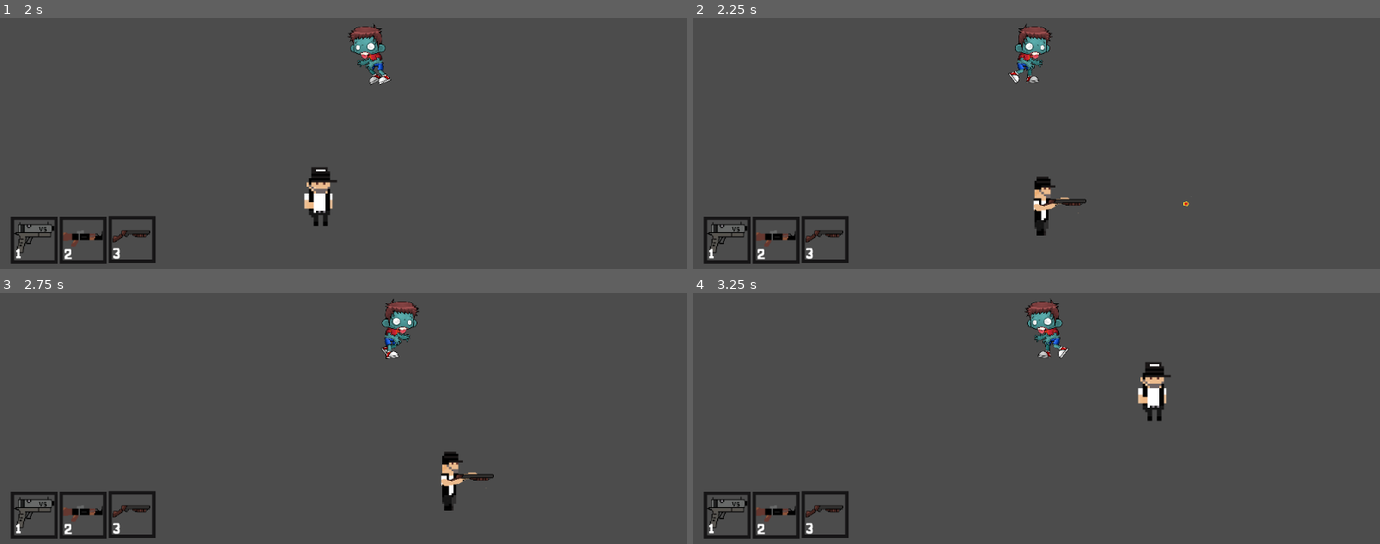
Above: before the commit, frames 1-4 (two rows, left to right).
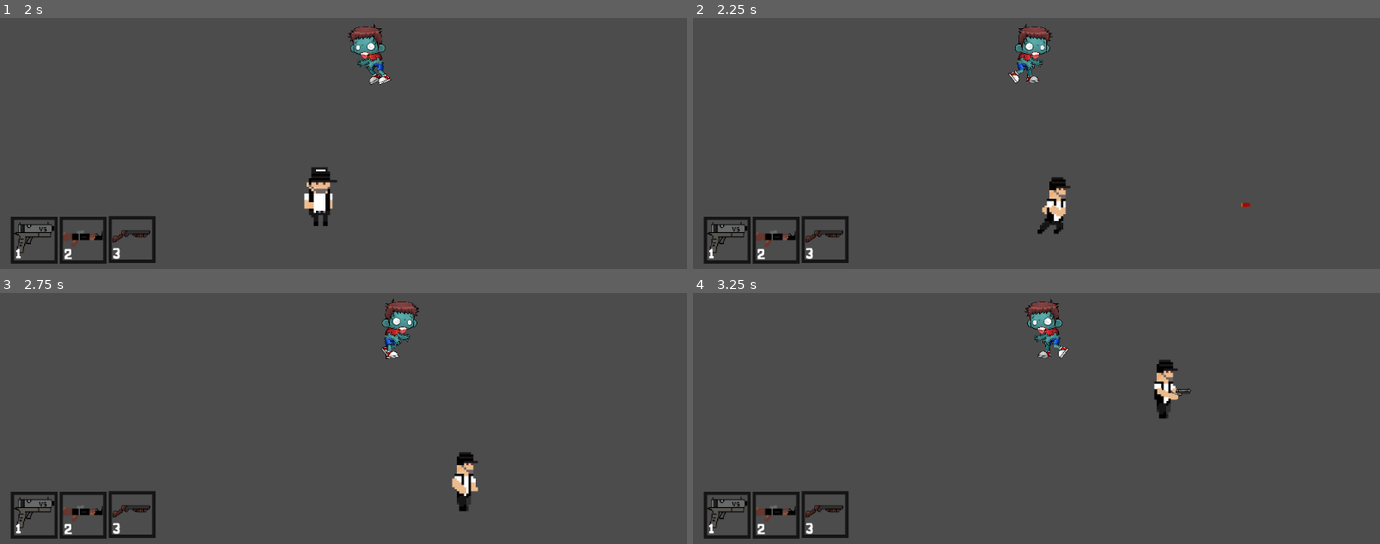
Above: after the commit, the same moments.

Repository: Vincius-dev/Game-CoronaVapo
Game: Godot game, scene res://scenes/Main.tscn
The game is run twice, just before and just after one commit, with the same random seed, the same clock (stepped at 60 frames per second) and the same inputs.
Inputs:
- Up to frame 1 (2 s): hold Right (right) 0.53-1.28 s; tap 1 (Slot1) at 0.6 s; tap 2 (Slot2) at 0.8, 1.35 s; hold Down (down) from 1.28 s (still down); tap 3 (Slot3) at 1.55 s
- Up to frame 2 (2.25 s): release Down (down) at 2.03 s; hold Right (right) from 2.03 s (still down); hold Z (shot) from 2.03 s (still down); tap 3 (Slot3) at 2.1 s
- Up to frame 3 (2.75 s): keep holding Right (right); keep holding Z (shot)
- Up to frame 4 (3.25 s): release Right (right) at 2.78 s; release Z (shot) at 2.78 s; hold Up (up) from 2.78 s (still down); tap Z (shot) at 2.85 s; tap 1 (Slot1) at 3.05 s

Frame 1 is identical in both runs. In frame 2, 1.0% of the frame differs, in the area x 49-82%, y 63-87%; in frame 3, 1.1%, in the area x 64-72%, y 63-88%; in frame 4, 1.0%.

Commit message:
Player teste

Diff:
--- a/ProjectTecnico/project.godot
+++ b/ProjectTecnico/project.godot
@@ -8,14 +8,9 @@
 
 config_version=4
 
-_global_script_classes=[ {
-"base": "KinematicBody2D",
-"class": "Player",
-"language": "GDScript",
-"path": "res://scripts/Player.gd"
-} ]
+_global_script_classes=[  ]
 _global_script_class_icons={
-"Player": ""
+
 }
 
 [application]
--- /dev/null
+++ b/ProjectTecnico/scenes/Bullets/ShotAk.tscn
@@ -0,0 +1,25 @@
+[gd_scene load_steps=4 format=2]
+
+[ext_resource path="res://sprites/Armas/AK/Shot.png" type="Texture" id=1]
+[ext_resource path="res://scripts/Bullets/ShotAk.gd" type="Script" id=2]
+
+[sub_resource type="RectangleShape2D" id=1]
+extents = Vector2( 9.30178, 4.96844 )
+
+[node name="ShotAk" type="RigidBody2D"]
+gravity_scale = 0.0
+script = ExtResource( 2 )
+
+[node name="Sprite" type="Sprite" parent="."]
+position = Vector2( 0.280933, 1.87288 )
+scale = Vector2( 0.5, 0.5 )
+texture = ExtResource( 1 )
+
+[node name="CollisionShape2D" type="CollisionShape2D" parent="."]
+position = Vector2( -0.314981, -0.0850923 )
+shape = SubResource( 1 )
+
+[node name="VisibilityNotifier2D" type="VisibilityNotifier2D" parent="."]
+position = Vector2( -0.374577, 0.0532463 )
+scale = Vector2( 0.952753, 0.44091 )
+[connection signal="screen_exited" from="VisibilityNotifier2D" to="." method="sreen_exited"]
--- /dev/null
+++ b/ProjectTecnico/scenes/Bullets/ShotGlock.tscn
@@ -0,0 +1,23 @@
+[gd_scene load_steps=4 format=2]
+
+[ext_resource path="res://sprites/Armas/GLOCK/shot_glock.png" type="Texture" id=1]
+[ext_resource path="res://scripts/Bullets/ShotGlock.gd" type="Script" id=2]
+
+[sub_resource type="RectangleShape2D" id=1]
+extents = Vector2( 13.2198, 4.81165 )
+
+[node name="ShotGlock" type="RigidBody2D"]
+script = ExtResource( 2 )
+
+[node name="Sprite" type="Sprite" parent="."]
+scale = Vector2( 0.7, 0.7 )
+texture = ExtResource( 1 )
+
+[node name="CollisionShape2D" type="CollisionShape2D" parent="."]
+position = Vector2( 1.11362, -1.7818 )
+shape = SubResource( 1 )
+
+[node name="VisibilityNotifier2D" type="VisibilityNotifier2D" parent="."]
+position = Vector2( 1.19225, -1.67044 )
+scale = Vector2( 1.26272, 0.475586 )
+[connection signal="screen_exited" from="VisibilityNotifier2D" to="." method="sreen_exited"]
--- /dev/null
+++ b/ProjectTecnico/scenes/Bullets/ShotShotgun.tscn
@@ -0,0 +1,23 @@
+[gd_scene load_steps=4 format=2]
+
+[ext_resource path="res://sprites/Armas/Shotgun/shot_shotgun.png" type="Texture" id=1]
+[ext_resource path="res://scripts/Bullets/ShotShotgun.gd" type="Script" id=2]
+
+[sub_resource type="RectangleShape2D" id=1]
+extents = Vector2( 7.03654, 3.40938 )
+
+[node name="ShotShotgun" type="RigidBody2D"]
+gravity_scale = 0.0
+script = ExtResource( 2 )
+
+[node name="Sprite" type="Sprite" parent="."]
+position = Vector2( 1.48651, 2.97302 )
+scale = Vector2( 0.3, 0.3 )
+texture = ExtResource( 1 )
+
+[node name="CollisionShape2D" type="CollisionShape2D" parent="."]
+shape = SubResource( 1 )
+
+[node name="VisibilityNotifier2D" type="VisibilityNotifier2D" parent="."]
+scale = Vector2( 0.717563, 0.323639 )
+[connection signal="screen_exited" from="VisibilityNotifier2D" to="." method="sreen_exited"]
--- a/ProjectTecnico/scenes/Player.tscn
+++ b/ProjectTecnico/scenes/Player.tscn
@@ -23,6 +23,11 @@
 "name": "Run",
 "speed": 5.0
 }, {
+"frames": [ ExtResource( 7 ), ExtResource( 12 ), ExtResource( 10 ) ],
+"loop": true,
+"name": "Glock_Shot",
+"speed": 5.0
+}, {
 "frames": [ ExtResource( 11 ), ExtResource( 8 ) ],
 "loop": false,
 "name": "AK_Shot",
@@ -31,11 +36,6 @@
 "frames": [ ExtResource( 1 ) ],
 "loop": true,
 "name": "Idle",
-"speed": 5.0
-}, {
-"frames": [ ExtResource( 7 ), ExtResource( 12 ), ExtResource( 10 ) ],
-"loop": true,
-"name": "Glock_Shot",
 "speed": 5.0
 }, {
 "frames": [ ExtResource( 15 ), ExtResource( 14 ), ExtResource( 13 ) ],
@@ -56,7 +56,6 @@
 scale = Vector2( 0.582148, 0.543118 )
 frames = SubResource( 1 )
 animation = "Idle"
-playing = true
 
 [node name="CollisionShape2D" type="CollisionShape2D" parent="."]
 shape = SubResource( 2 )
--- a/ProjectTecnico/scenes/Shot.tscn
+++ /dev/null
@@ -1,53 +0,0 @@
-[gd_scene load_steps=6 format=2]
-
-[ext_resource path="res://scripts/Shot.gd" type="Script" id=1]
-[ext_resource path="res://sprites/Armas/GLOCK/shot_glock.png" type="Texture" id=2]
-
-[sub_resource type="RectangleShape2D" id=1]
-extents = Vector2( 10, 4 )
-
-[sub_resource type="RectangleShape2D" id=2]
-extents = Vector2( 9.00015, 3.99992 )
-
-[sub_resource type="RectangleShape2D" id=3]
-extents = Vector2( 10, 4 )
-
-[node name="Tiro" type="Node2D" groups=[
-"Bullet",
-]]
-script = ExtResource( 1 )
-
-[node name="SpriteRight" type="Sprite" parent="."]
-scale = Vector2( 0.225116, 0.434075 )
-texture = ExtResource( 2 )
-
-[node name="SpriteLeft" type="Sprite" parent="."]
-rotation = 3.14159
-scale = Vector2( 0.225, 0.434 )
-texture = ExtResource( 2 )
-
-[node name="StaticBody2D" type="StaticBody2D" parent="."]
-
-[node name="CollisionShape2D" type="CollisionShape2D" parent="StaticBody2D"]
-position = Vector2( -1, 0 )
-rotation = 7.10543e-15
-shape = SubResource( 1 )
-
-[node name="Area2D" type="Area2D" parent="StaticBody2D/CollisionShape2D"]
-rotation = 1.5708
-scale = Vector2( 0.358502, 0.888386 )
-collision_layer = 4
-collision_mask = 4
-
-[node name="CollisionShape2D" type="CollisionShape2D" parent="StaticBody2D/CollisionShape2D/Area2D"]
-position = Vector2( -2.78956, 1.1257 )
-rotation = -1.57081
-scale = Vector2( 1.12564, 2.78938 )
-shape = SubResource( 2 )
-
-[node name="StaticBody2D2" type="Area2D" parent="."]
-
-[node name="CollisionShape2D" type="CollisionShape2D" parent="StaticBody2D2"]
-position = Vector2( -1, 0 )
-shape = SubResource( 3 )
-[connection signal="body_entered" from="StaticBody2D/CollisionShape2D/Area2D" to="." method="_on_Area2D_body_entered"]
--- a/ProjectTecnico/scripts/BulletStart.gd
+++ b/ProjectTecnico/scripts/BulletStart.gd
@@ -1,68 +1,4 @@
 extends Node2D
 
-var tiro0 = preload("res://scenes/Shot.tscn")
-var TravaTiro = false
-var direcao = 1
-var cooldownS = 1
-var bulletS = 1
-var timeS = 0
-var somaTime = 1
-
 func _ready():
-	pass # Replace with function body.
-
-func _physics_process(delta):
-	Cooldown(delta)
-
-	var direita = Input.is_action_pressed("right")
-	var esquerda = Input.is_action_pressed("left")
-	var tiro = Input.is_action_pressed("shot")
-
-	if esquerda:
-		direcao = -1
-
-	if direita:
-		direcao = 1
-
-	if direcao == -1:
-		position.x = -32
-
-	if direcao == 1:
-		position.x = 32
-
-	if !tiro and timeS >= somaTime:
-		TravaTiro = false
-
-	if tiro and TravaTiro == false and direcao == 1:
-		var tiro1 = tiro0.instance()
-		tiro1.direcao = 1
-		tiro1.position = global_position
-		get_node("../../").add_child(tiro1)
-		somaTime = timeS + cooldownS
-		TravaTiro = true
-
-	if tiro and TravaTiro == false and direcao == -1:
-		var tiro1 = tiro0.instance()
-		tiro1.direcao = -1
-		tiro1.position = global_position
-		get_node("../../").add_child(tiro1)
-		somaTime = timeS + cooldownS
-		TravaTiro = true
-
-	if tiro:
-		get_tree().call_group("player","GunsList")
-		get_tree().call_group("Bullet","BulletList")
-
-func Cooldown(delta):
-	var tiro1 = tiro0.instance()
-	cooldownS = tiro1.cooldown
-	bulletS = tiro1.bullet
-	timeS += delta
-
-	if bulletS == 1:
-		cooldownS = 1
-	if bulletS == 2:
-		cooldownS = 0
-	if bulletS == 3:
-		cooldownS = 2
 	pass
--- /dev/null
+++ b/ProjectTecnico/scripts/Bullets/ShotAk.gd
@@ -0,0 +1,27 @@
+extends RigidBody2D
+
+const Velocidade = 10
+const Dano = 2
+const cadencia = 0.1
+var direcao = 1
+
+func _ready():
+	pass
+
+func _process(delta):
+	move()
+	pass
+
+func move():
+	if direcao == 1:
+		position += Vector2(1,0) * Velocidade
+		$Sprite.flip_h = false
+	if direcao == 2:
+		position += Vector2(-1,0) * Velocidade
+		$Sprite.flip_h = true
+	pass
+
+
+func sreen_exited():
+	queue_free()
+	pass # Replace with function body.
--- /dev/null
+++ b/ProjectTecnico/scripts/Bullets/ShotGlock.gd
@@ -0,0 +1,28 @@
+extends RigidBody2D
+
+const Velocidade = 5
+const Dano = 1
+const Cadencia = 1
+var direcao = 1
+
+func _ready():
+	pass
+
+func _process(delta):
+	move()
+	pass
+
+func move():
+	var movimento = Vector2(0,0)
+	if direcao == 1:
+		position += Vector2(1,0) * Velocidade
+		$Sprite.flip_h = false
+	if direcao == 2:
+		position += Vector2(-1,0) * Velocidade
+		$Sprite.flip_h = true
+	pass
+
+
+func sreen_exited():
+	queue_free()
+	pass # Replace with function body.
--- /dev/null
+++ b/ProjectTecnico/scripts/Bullets/ShotShotgun.gd
@@ -0,0 +1,27 @@
+extends RigidBody2D
+
+const Velocidade = 20
+const Dano = 3
+const cadencia = 1.5
+var direcao = 1
+
+func _ready():
+	pass
+
+func _process(delta):
+	move()
+	pass
+
+func move():
+	if direcao == 1:
+		position += Vector2(1,0) * Velocidade
+		$Sprite.flip_h = false
+	if direcao == 2:
+		position += Vector2(-1,0) * Velocidade
+		$Sprite.flip_h = true
+	pass
+
+
+func sreen_exited():
+	queue_free()
+	pass # Replace with function body.
--- a/ProjectTecnico/scripts/Player.gd
+++ b/ProjectTecnico/scripts/Player.gd
@@ -1,12 +1,19 @@
 extends KinematicBody2D
-class_name Player
 
 const SPEED = 300
 var walk = Vector2()
-var weapon = 1
+var bullet = 1
+var shootingV = false
+
+var ShotG0 = preload("res://scenes/Bullets/ShotGlock.tscn")
+var ShotA0 = preload("res://scenes/Bullets/ShotAk.tscn")
+var ShotS0 = preload("res://scenes/Bullets/ShotShotgun.tscn")
+
 
 func _physics_process(delta):
 	GunsSwitch()
+	shooting()
+	animation_walk()
 	_move(delta)
 	pass
 
@@ -20,34 +27,62 @@
 
 	if Input.is_action_pressed("left"):
 		walk.x = -SPEED
-		$AnimatedSprite.play("Run")
 		$AnimatedSprite.flip_h = true
-
+		shootingV = false
 	elif Input.is_action_pressed("right"):
 		walk.x = SPEED
-		$AnimatedSprite.play("Run")
 		$AnimatedSprite.flip_h = false
-
+		shootingV = false
 	else:
 		walk.x = 0
+	move_and_slide(walk)
+
+func animation_walk():
+	if walk.x != 0:
+		$AnimatedSprite.play("Run")
+	if walk.x == 0:
 		$AnimatedSprite.play("Idle")
 
-	move_and_slide(walk)
+	if shootingV == true and bullet == 1:
+		$AnimatedSprite.play("Glock_Shot")
+	if shootingV == true and bullet == 2:
+		$AnimatedSprite.play("AK_Shot")
+	if shootingV == true and bullet == 3:
+		$AnimatedSprite.play("Shotgun_Shot")
+	pass
 
-func GunsList():
-	if weapon == 1:
+func animation_shooting():
+	if shootingV == true and bullet == 1:
 		$AnimatedSprite.play("Glock_Shot")
-	if weapon == 2:
+	if shootingV == true and bullet == 2:
 		$AnimatedSprite.play("AK_Shot")
-	if weapon == 3:
+	if shootingV == true and bullet == 3:
 		$AnimatedSprite.play("Shotgun_Shot")
 	pass
 
 func GunsSwitch():
 	if Input.is_action_just_pressed("Slot1"):
-		weapon = 1
+		bullet = 1
 	if Input.is_action_just_pressed("Slot2"):
-		weapon = 2
+		bullet = 2
 	if Input.is_action_just_pressed("Slot3"):
-		weapon = 3
+		bullet = 3
 	pass
+
+func shooting():
+	if Input.is_action_just_pressed("shot") and bullet == 1:
+		var ShotG1 = ShotG0.instance()
+		add_child(ShotG1)
+		ShotG1.position = $BulletStart.position
+		shootingV = true
+	if Input.is_action_just_pressed("shot") and bullet == 2:
+		var ShotA1 = ShotA0.instance()
+		add_child(ShotA1)
+		ShotA1.position = $BulletStart.position
+		shootingV = true
+	if Input.is_action_just_pressed("shot") and bullet == 3:
+		var ShotS1 = ShotS0.instance()
+		add_child(ShotS1)
+		ShotS1.position = $BulletStart.position
+		shootingV = true
+	pass
--- a/ProjectTecnico/scripts/Shot.gd
+++ /dev/null
@@ -1,84 +0,0 @@
-extends Node2D
-
-var direcao = 0
-var velocidade = 10
-var time = 0
-var bullet = 2
-var cooldown = 1
-
-var bulletAK = preload("res://sprites/Armas/AK/Shot.png")
-var bulletShotgun = preload("res://sprites/Armas/Shotgun/shot_shotgun.png")
-var bulletGlock = preload("res://sprites/Armas/GLOCK/shot_glock.png")
-
-func _ready():
-	pass
-
-func _physics_process(delta):
-	bulletVelocity()
-	tiroMove()
-	limitBullet(delta)
-
-func _on_Area2D_body_entered(body):
-
-	if bullet == 1:
-		print(body)
-		body.DamageGlock()
-		queue_free()
-	if bullet == 2:
-		print(body)
-		body.DamageAK()
-		queue_free()
-	if bullet == 3:
-		print(body)
-		body.DamageShotgun()
-		queue_free()
-	pass
-
-func BulletList():
-	if bullet == 1:
-		$SpriteRight.set_texture(bulletGlock)
-		$SpriteLeft.set_texture(bulletGlock)
-
-	if bullet == 3:
-		$SpriteRight.set_texture(bulletShotgun)
-		$SpriteLeft.set_texture(bulletShotgun)
-
-	if bullet == 2:
-		$SpriteRight.set_texture(bulletAK)
-		$SpriteLeft.set_texture(bulletAK)
-
-func tiroMove():
-	move_local_x(direcao * velocidade)
-
-	if direcao == 1:
-		$SpriteRight.show()
-		$SpriteLeft.hide()
-
-	if direcao == -1:
-		$SpriteRight.hide()
-		$SpriteLeft.show()
-	pass
-
-func limitBullet(delta):
-	time += delta
-
-	if time > 5 and bullet == 1:
-		 queue_free()
-	if time > 1 and bullet == 2:
-		 queue_free()
-	if time > 0.1 and bullet == 3:
-		queue_free()
-	if time > 0.7 and bullet == 4:
-		queue_free()
-	pass
-
-func bulletVelocity():
-	if bullet == 1:
-		velocidade = 10
-	if bullet == 2:
-		velocidade = 20
-	if bullet == 3:
-		velocidade = 40
-	if bullet == 4:
-		velocidade = 25
-	pass
